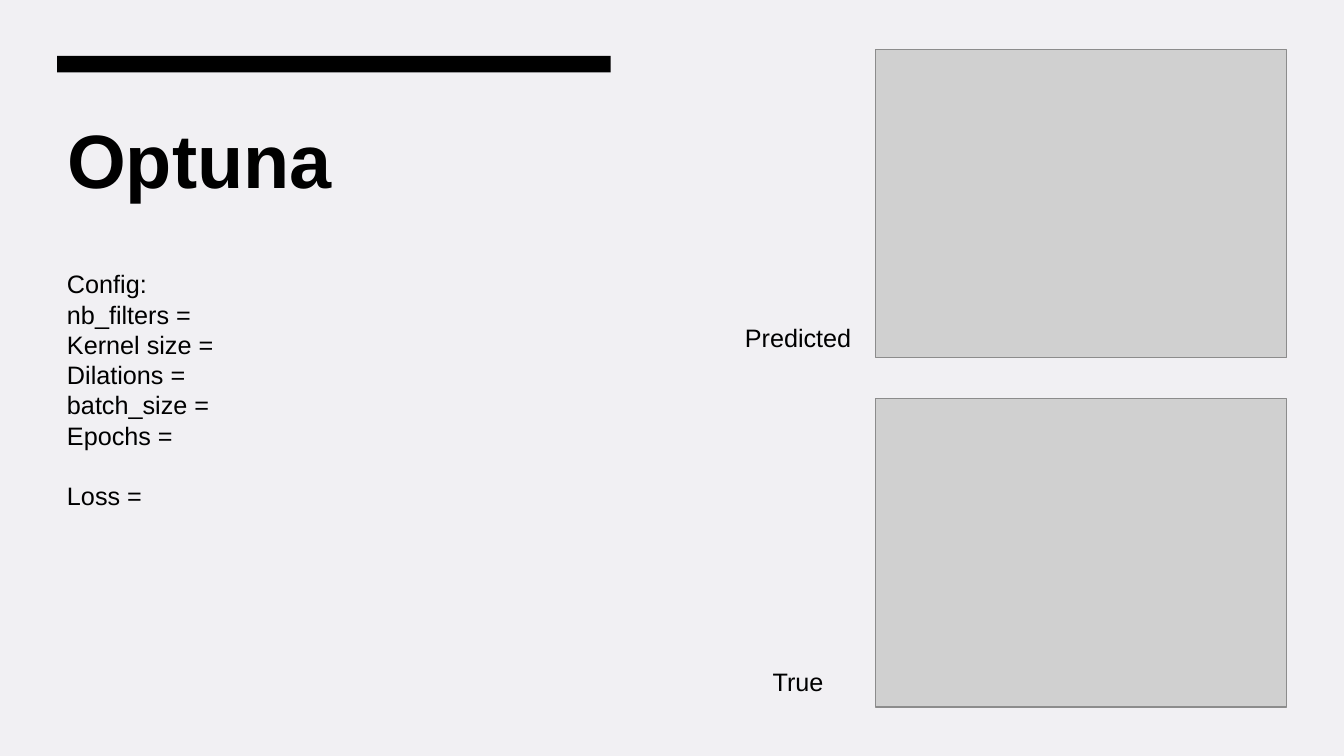
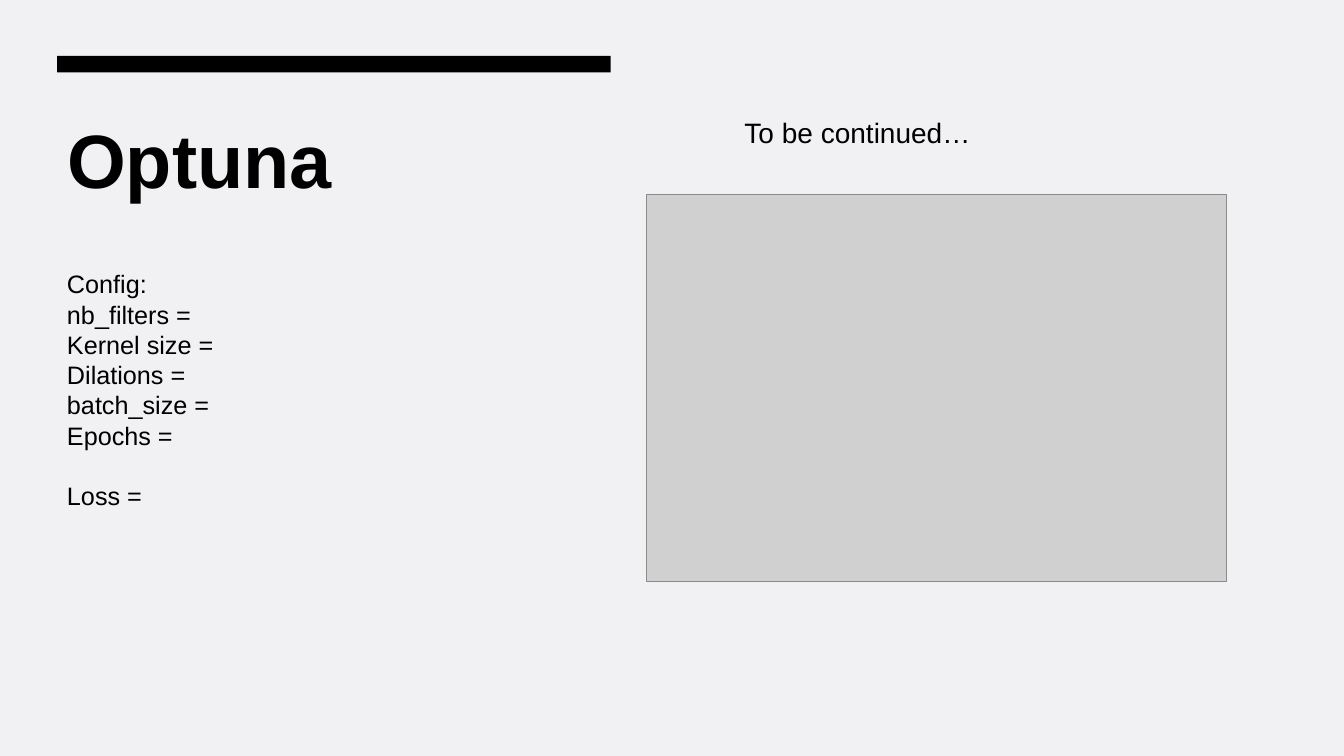
Before and after one commit to sjurmsc/MSC2023, a slide deck: slide 14 of Meeting Presentations/06.10.2022_General_meeting.pptx (slide 9 before the commit). Drawn at 1344x756 pixels with LibreOffice and Linux fonts; fonts in the diff are those of the drawing; grey boxes stand for pictures. Boxes give left, top, right and bottom in pixels: in the first picture for what was removed or moved away, otherwise in the second. Text is boxed around its words. In the diff, an @@ line names an element or a change of style, - is before the commit and + after.

```diff
--- a/Meeting Presentations/06.10.2022_General_meeting.pptx
+++ b/Meeting Presentations/06.10.2022_General_meeting.pptx
@@ picture removed at (876,49,1288,358) @@
@@ text added at (744,122,971,144), 20 pt, text #000000 @@
+To be continued…
@@ picture added at (646,195,1227,582) @@
@@ text removed at (745,328,851,348) @@
-Predicted
@@ picture removed at (876,398,1288,707) @@
@@ text removed at (773,673,824,692) @@
-True
```
Also in this commit, not shown: 9 other slides changed, 6 slides added, 1 slide removed, 4 other files.
